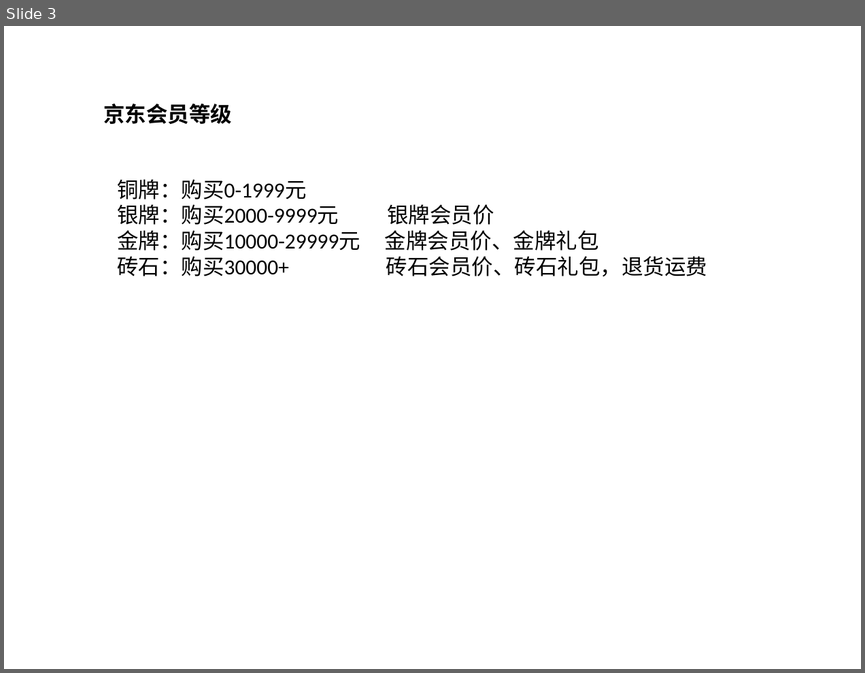
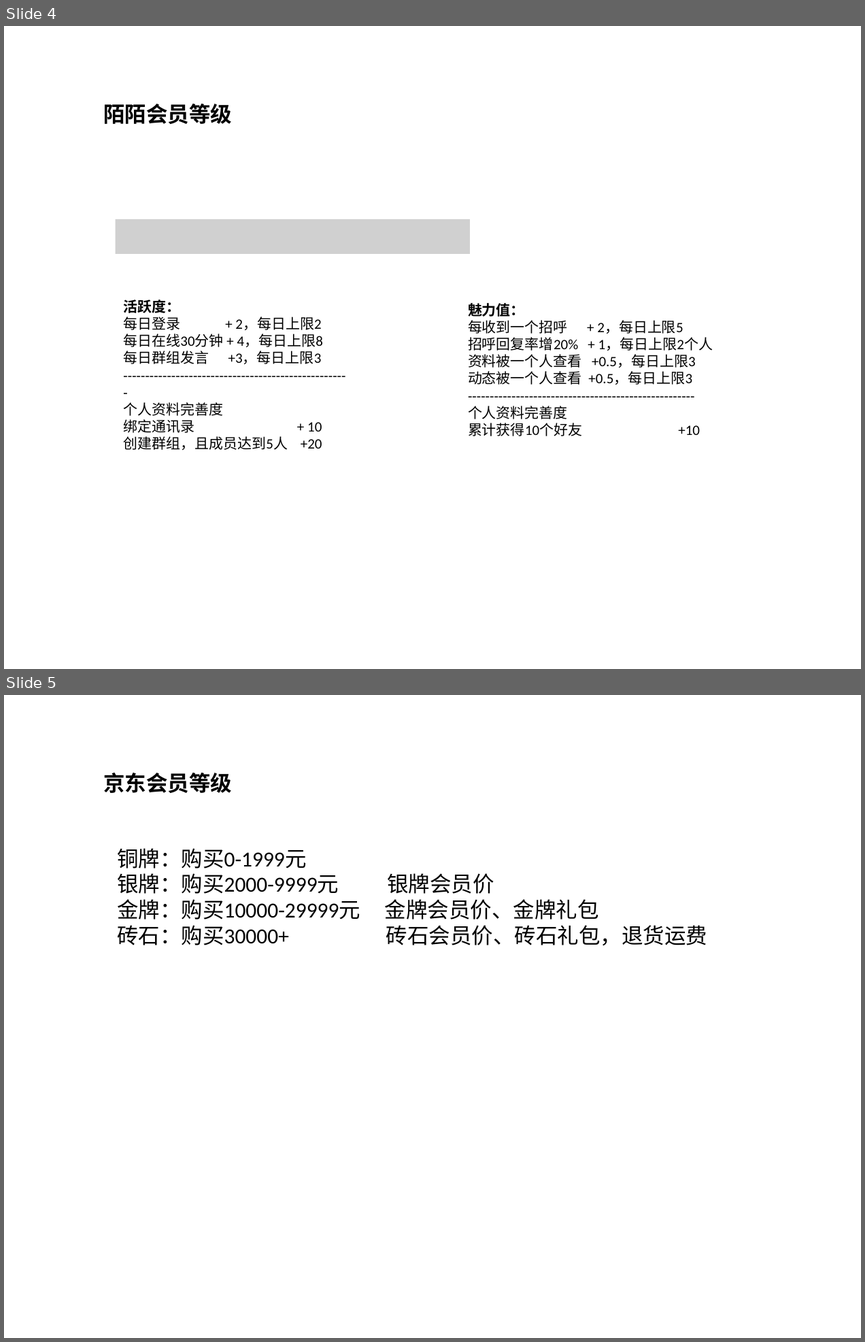
Before and after one commit to guoyu07/NotesPublic, a slide deck: Aario-PPT/IT - 会员等级公式.pptx. Shown one above the other, each under a label of ours: slide 3 before the commit, slides 4 and 5 after it. The pictures are 865x673 and 865x1342 pixels, drawn with LibreOffice and Linux fonts; fonts in the diff are those of the drawing; grey boxes stand for pictures. Boxes give left, top, right and bottom in pixels: in the first picture for what was removed or moved away, otherwise in the second. Text is boxed around its words. In the diff, an @@ line names an element or a change of style, - is before the commit and + after.

```diff
--- a/Aario-PPT/IT - 会员等级公式.pptx
+++ b/Aario-PPT/IT - 会员等级公式.pptx
@@ slide 4 added at bbox=[4, 26, 861, 669], background #FFFFFF @@
@@ text added at bbox=[103, 104, 232, 124], 18 pt, text #000000, bold @@
+陌陌会员等级
@@ picture added at bbox=[116, 219, 470, 253] @@
@@ text added at bbox=[123, 299, 323, 450], 12 pt, text #000000 @@
+活跃度：
+每日登录 + 2，每日上限2
+每日在线30分钟 + 4，每日上限8
+每日群组发言 +3，每日上限3
+----------------------------------------------------
+个人资料完善度
+绑定通讯录 + 10
+创建群组，且成员达到5人 +20
@@ text added at bbox=[468, 303, 713, 436], 12 pt, text #000000 @@
+魅力值：
+每收到一个招呼 + 2，每日上限5
+招呼回复率增20% + 1，每日上限2个人资料被一个人查看 +0.5，每日上限3
+动态被一个人查看 +0.5，每日上限3
+----------------------------------------------------
+个人资料完善度
+累计获得10个好友 +10
@@ what was slide 3 is now slide 5 @@
```
Also in this commit, not shown: 1 slide changed, 4 other slides added, 3 other files.
